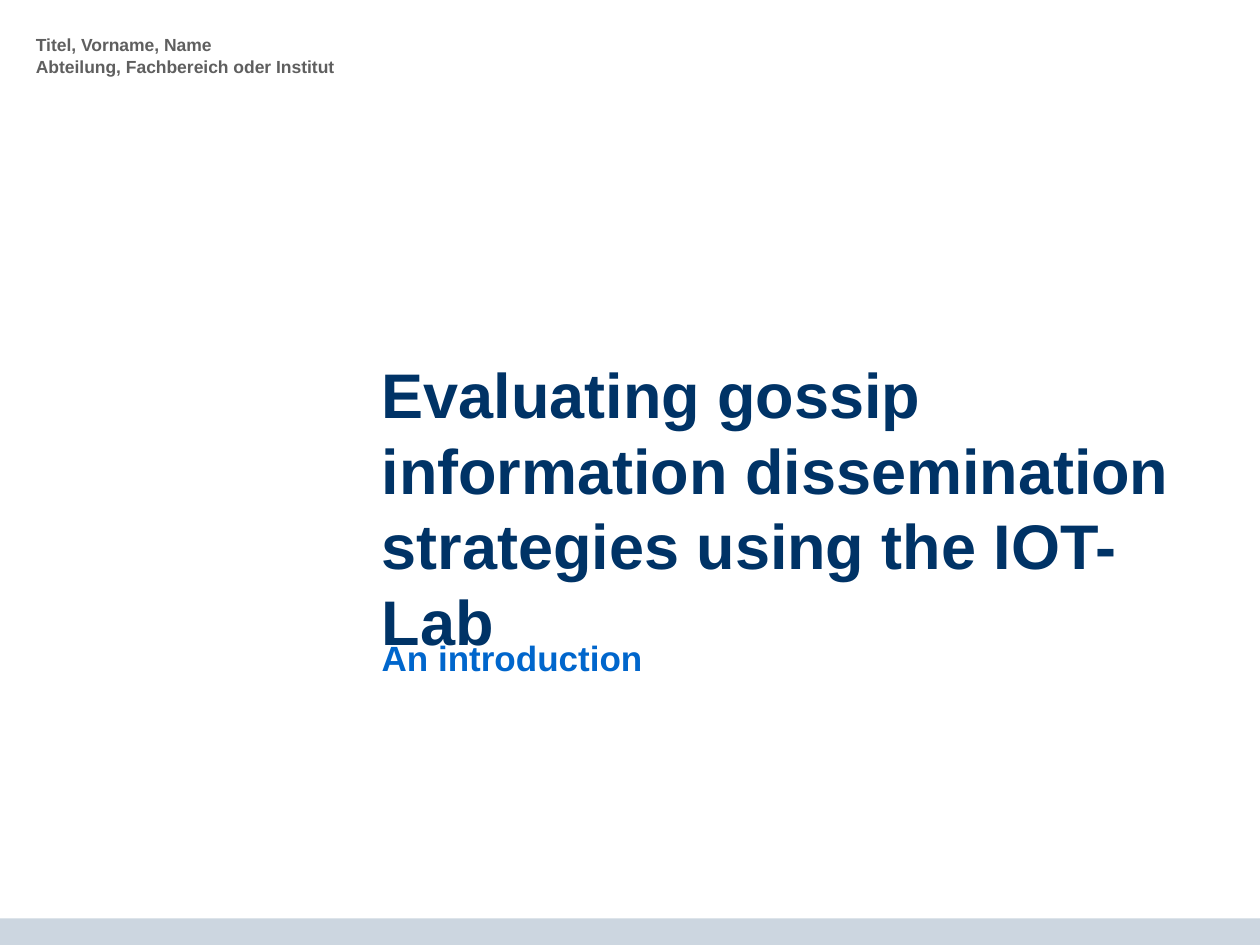
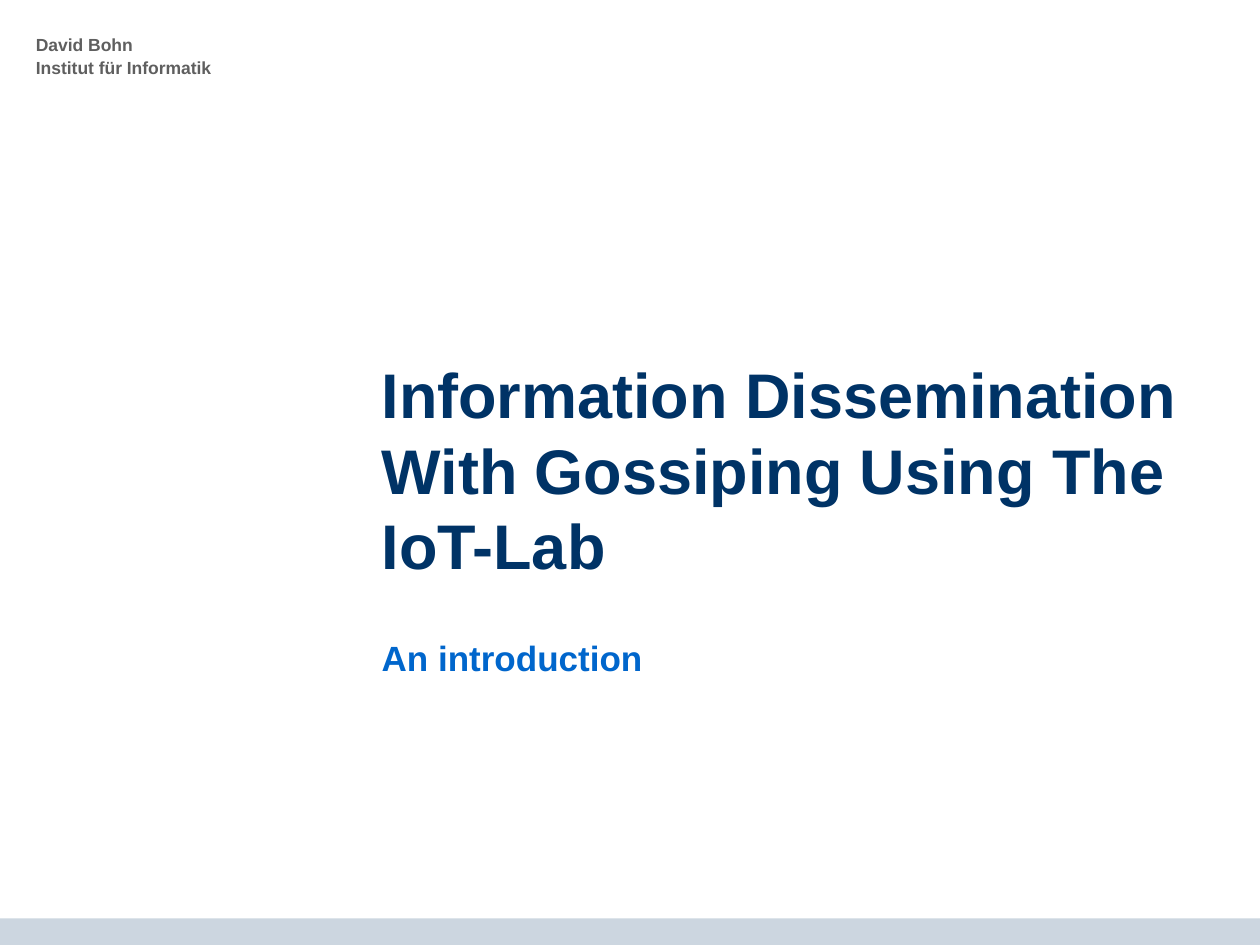
Before and after one commit to dbohn/Bachelor-Thesis, a slide deck: slide 1 of intro-presentation/intro.pptx. Drawn at 1260x945 pixels with LibreOffice and Linux fonts; fonts in the diff are those of the drawing; background and template pictures are left out. Boxes give left, top, right and bottom in pixels: in the first picture for what was removed or moved away, otherwise in the second. Text is boxed around its words. In the diff, an @@ line names an element or a change of style, - is before the commit and + after.

```diff
--- a/intro-presentation/intro.pptx
+++ b/intro-presentation/intro.pptx
@@ text at bbox=[36, 38, 211, 74]: text changed @@
-Titel, Vorname, Name
-Abteilung, Fachbereich oder Institut
+David Bohn
+Institut für Informatik
@@ title at bbox=[382, 372, 1175, 570]: text changed @@
-Evaluating gossip information dissemination strategies using the IOT-Lab
+Information Dissemination With Gossiping Using The IoT-Lab
```
Also in this commit, not shown: 1 other slide changed, 2 slides added, 49 other files.
